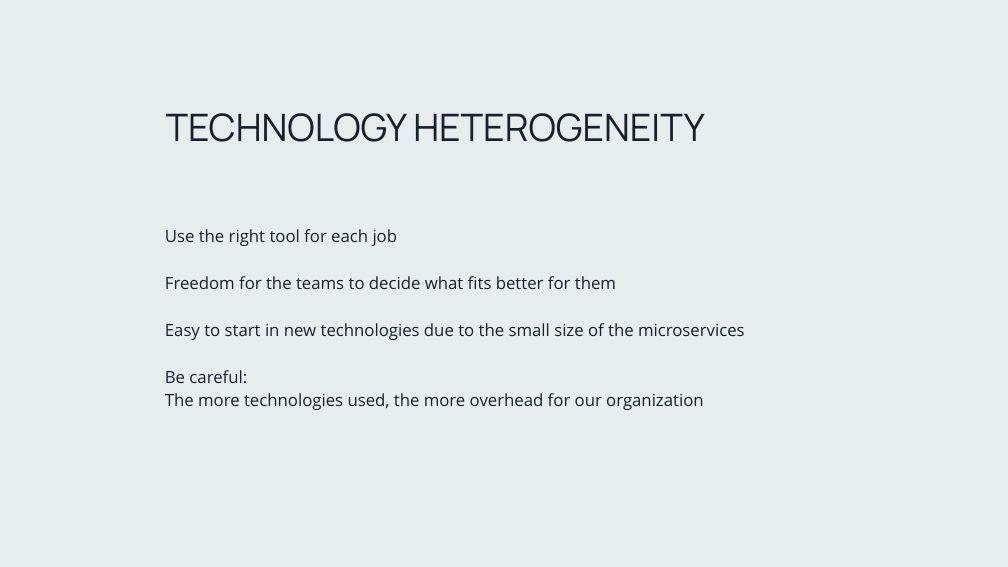
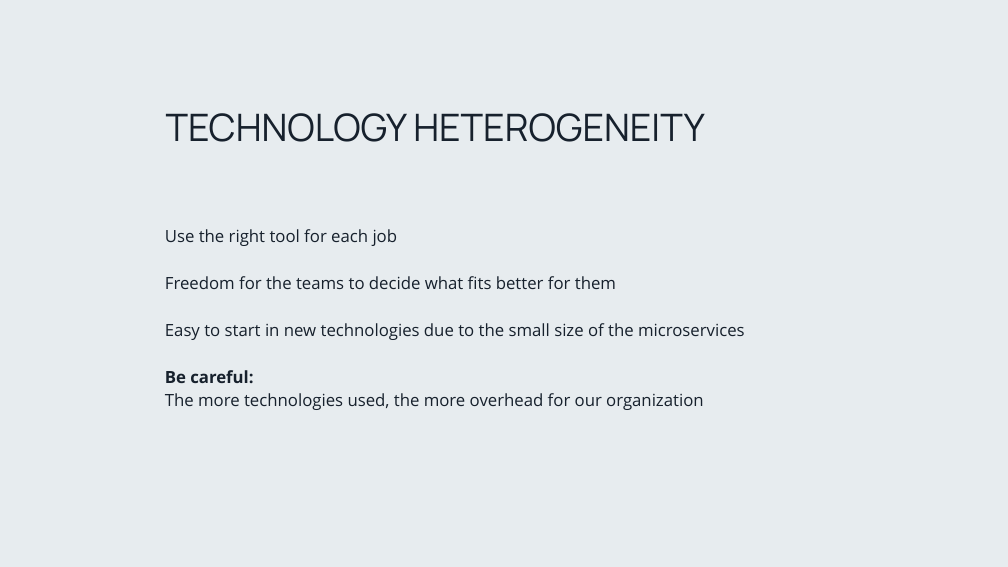
Before and after one commit to PlainConcepts/NetCore-Docker-Workshop, a slide deck: slide 12 of Docu/Microservices_day_1.pptx (slide 13 before the commit). Drawn at 1008x567 pixels with LibreOffice and Linux fonts; fonts in the diff are those of the drawing; background and template pictures are left out. Boxes give left, top, right and bottom in pixels: in the first picture for what was removed or moved away, otherwise in the second. Text is boxed around its words. In the diff, an @@ line names an element or a change of style, - is before the commit and + after.

```diff
--- a/Docu/Microservices_day_1.pptx
+++ b/Docu/Microservices_day_1.pptx
@@ text at box(165, 370, 253, 383): bold on in "Be careful:" @@
```
Also in this commit, not shown: 3 other slides changed, 1 slide added, 1 slide removed, 1 other file.
